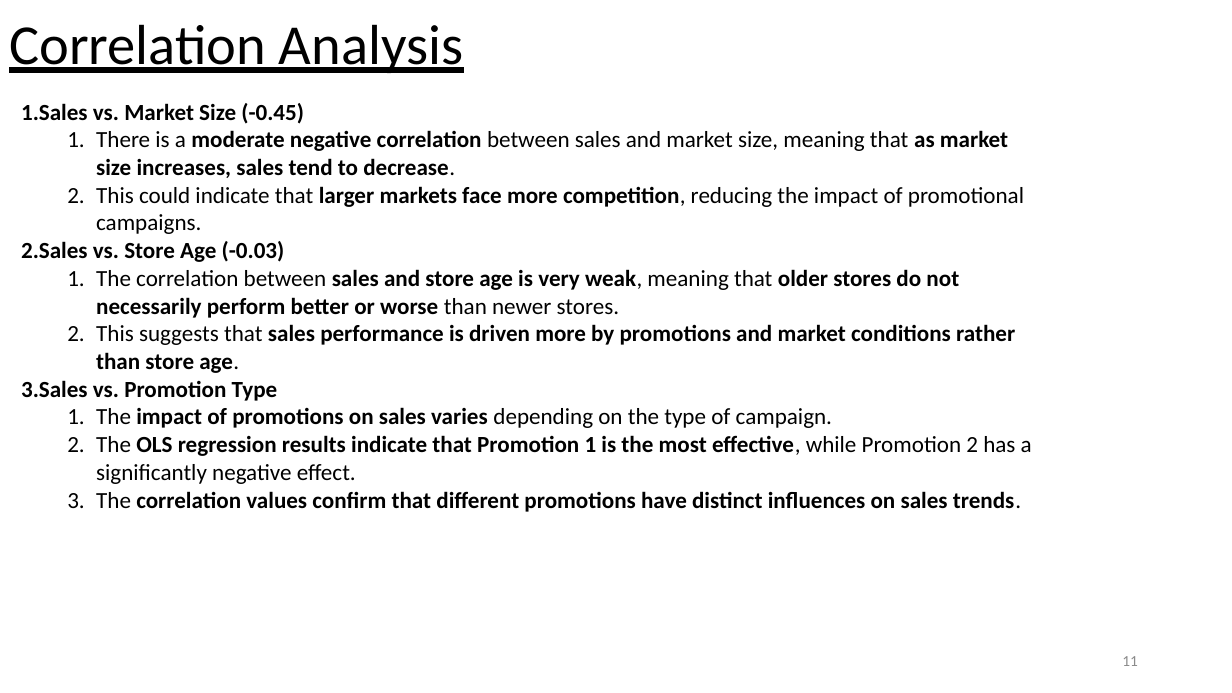
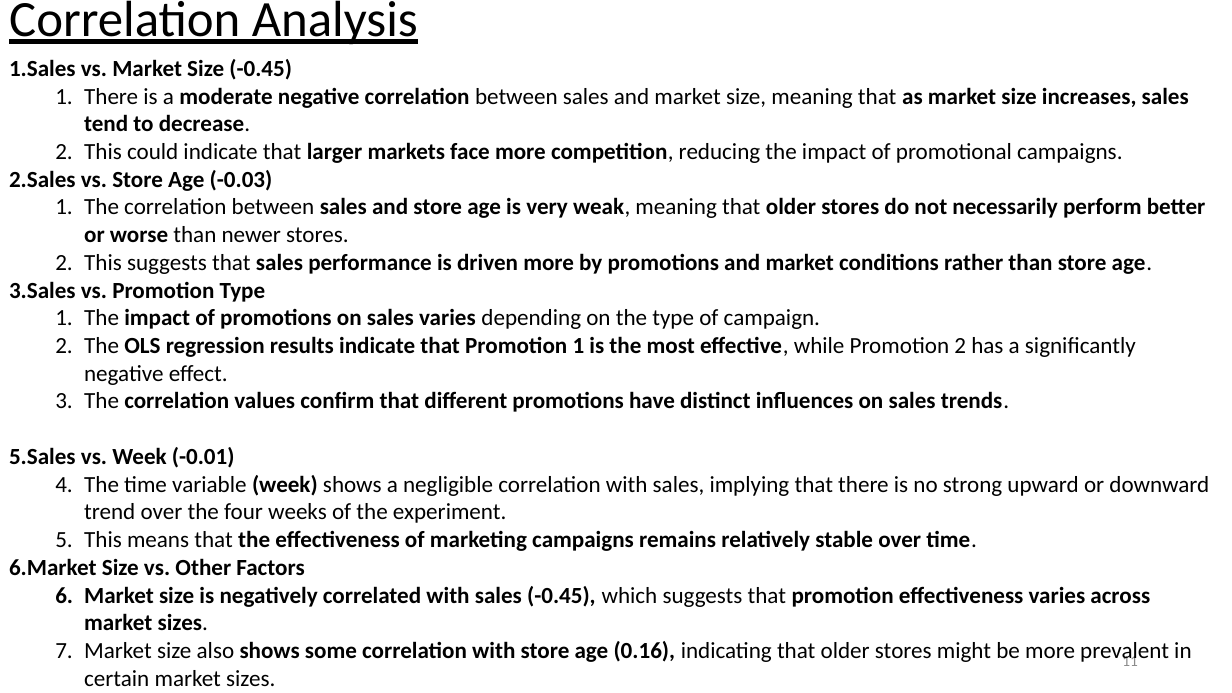
Before and after one commit to lopamudra01/sale, a slide deck: slide 11 of Marketing Experiment Analysis for a Fast-Food Chain ..pptx. Drawn at 1232x693 pixels with LibreOffice and Linux fonts; fonts in the diff are those of the drawing. Boxes give left, top, right and bottom in pixels: in the first picture for what was removed or moved away, otherwise in the second. Text is boxed around its words. In the diff, an @@ line names an element or a change of style, - is before the commit and + after.

```diff
--- a/Marketing Experiment Analysis for a Fast-Food Chain ..pptx
+++ b/Marketing Experiment Analysis for a Fast-Food Chain ..pptx
@@ title "Correlation Analysis" at box(9, 0, 418, 45): size 44 to 39.6 pt @@
@@ text "Sales vs. Market Size (-0.45)": place and size @@
-text "Sales vs. Market Size (-0.45)" at box(21, 103, 1032, 512)
+text "Sales vs. Market Size (-0.45)" at box(9, 59, 1209, 686)
@@ text at box(9, 447, 1209, 686): paragraphs added @@
+5.Sales vs. Week (-0.01)
+  1. The time variable (week) shows a negligible correlation with sales, implying that there is no strong upward or downward trend over the four weeks of the experiment.
+  2. This means that the effectiveness of marketing campaigns remains relatively stable over time.
+6.Market Size vs. Other Factors
+  1. Market size is negatively correlated with sales (-0.45), which suggests that promotion effectiveness varies across market sizes.
+  2. Market size also shows some correlation with store age (0.16), indicating that older stores might be more prevalent in certain market sizes.
```
Also in this commit, not shown: 10 other slides changed, 1 slide removed.
